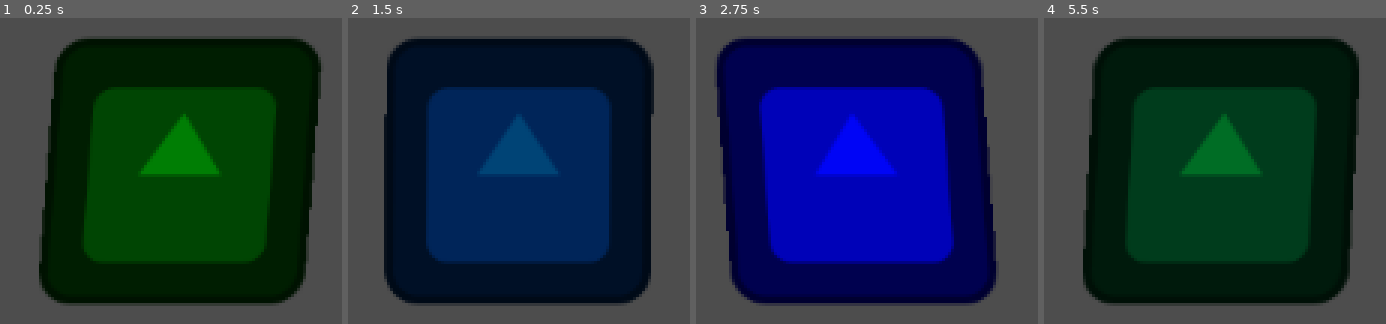
Above: before the commit, frames 1-4 (left to right).
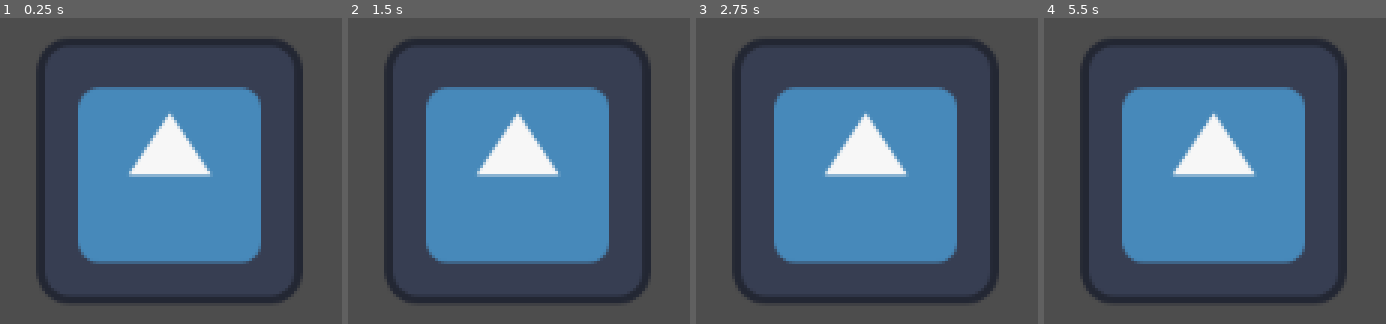
Above: after the commit, the same moments.

Repository: martonban/TinyTechnicalArtProjects
Game: Godot game, scene res://scenes/shaders_101.tscn
Two runs of this game, one before a commit and one after it. Both use one fixed random seed, a clock stepped at 60 frames per second and the inputs below. The project has no main scene, so this scene is started directly. The engine's default icon, where the game draws it, is replaced by a stand-in: a white triangle on a blue panel in a dark square.
Inputs:
- Up to frame 1 (0.25 s): no input
- Up to frame 2 (1.5 s): tap Enter at 0.5 s
- Up to frame 3 (2.75 s): no input
- Up to frame 4 (5.5 s): tap Space at 3.5 s

The runs differ from the first frame. In frame 1, 68% of the frame differs, in the area x 10-94%, y 6-94%; in frame 2, 67%; in frame 3, 68%; in frame 4, 68%.

Commit message:
Uniforms

Diff:
--- a/ShaderCourse(GameDevTV)/Shaders101/scenes/shaders_101.tscn
+++ b/ShaderCourse(GameDevTV)/Shaders101/scenes/shaders_101.tscn
@@ -6,6 +6,12 @@
 
 [sub_resource type="ShaderMaterial" id="ShaderMaterial_rnafs"]
 shader = ExtResource("1_3ffus")
+shader_parameter/amplitude = 10.0
+shader_parameter/speed = 10.0
+shader_parameter/isJiggle = false
+shader_parameter/vector4 = null
+shader_parameter/range_example = 1.0
+shader_parameter/color_example = Color(1, 1, 1, 0.952941)
 
 [node name="Shaders101" type="Node2D"]
 script = ExtResource("1_csuwg")
--- a/ShaderCourse(GameDevTV)/Shaders101/shaders/shaders_101.glsl.gdshader
+++ b/ShaderCourse(GameDevTV)/Shaders101/shaders/shaders_101.glsl.gdshader
@@ -1,24 +1,31 @@
 shader_type canvas_item;
+
+// These are the basic parameters
+// We can grop them
+group_uniforms BasicGroup;
+uniform float amplitude = 10.0f;
+uniform float speed = 1.0f;
+uniform bool isJiggle = false;
+uniform vec4 vector4;
+group_uniforms;
+
+group_uniforms AdvancedGroup;
+// These are the uniform hints. aka better dev experiance for the devs
+uniform float range_example: hint_range(1.0f, 10.0f) = 1.0f;
+uniform vec4 color_example: source_color;
+group_uniforms;
+
 
 void vertex() {
 	// This is a Vector2, if you want to manipulate
 	// every vertex at the shader you need to use this
 	// so this varriable is going to be different every time
-	if(VERTEX.y < 0.5) {
-		VERTEX += vec2(cos(TIME), 0.f) * 10.f;
+	if(VERTEX.y < 0.5 && isJiggle) {
+		VERTEX += vec2(cos(TIME * speed), 0.f) * amplitude;
 	}
 
 }
 
 void fragment() {
-	// we can mix colors
-	vec4 color = vec4(0.0f, 0.0f, 1.0f, 1.0f);
-	vec4 color2 = vec4(0.0f, 0.5f, 0.0f, 1.0f);
-	vec4 output_color = mix(color, color2, ((cos(TIME) + 1.f) * 0.5f));
-
-	// The texture will disapear if we using the "COLOR" parameter
-	// becuse we kind of overide the default shader,
-	// for this reason we need to sample the texture by ourselfes
-	// with this: texture(TEXTURE, UV);
-	COLOR = texture(TEXTURE, UV) * output_color;
+	COLOR = texture(TEXTURE, UV) * color_example;
 }
